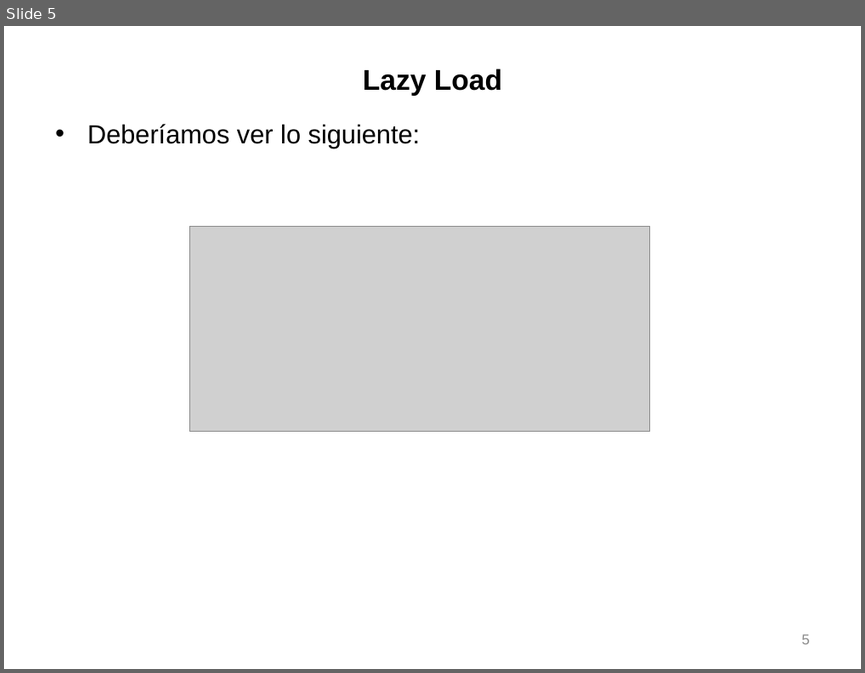
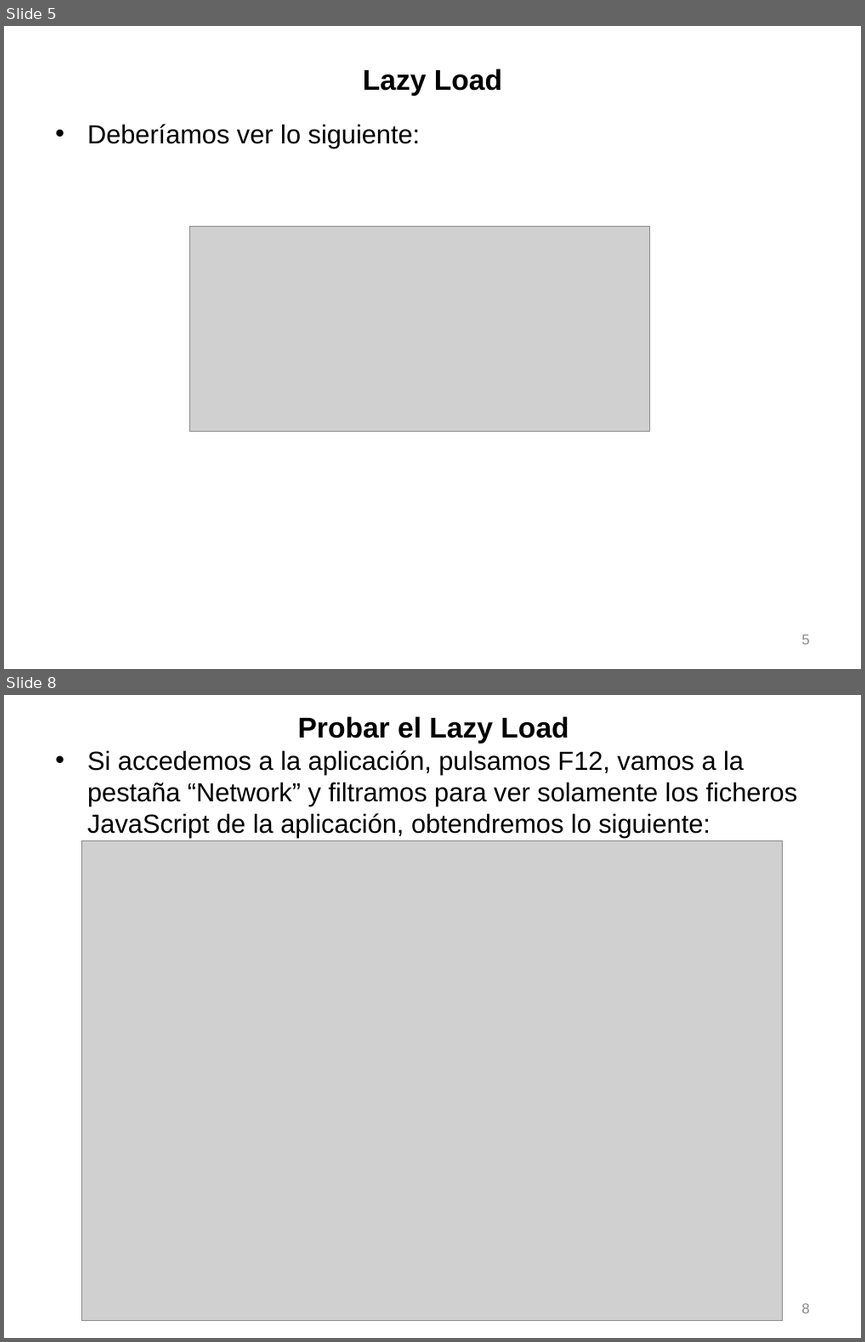
Before and after one commit to repoker/angular, a slide deck: materiales_curso/teoria/tema 06 - rutas y modulos/6.5-Modulos. Parte 3.ppt. Shown one above the other, each under a label of ours: slide 5 before the commit, slides 5 and 8 after it; the slides between them are not shown. The pictures are 865x673 and 865x1342 pixels, drawn with LibreOffice and Linux fonts; fonts in the diff are those of the drawing; grey boxes stand for pictures. Boxes give left, top, right and bottom in pixels: in the first picture for what was removed or moved away, otherwise in the second. Text is boxed around its words. In the diff, an @@ line names an element or a change of style, - is before the commit and + after.

```diff
--- a/materiales_curso/teoria/tema 06 - rutas y modulos/6.5-Modulos. Parte 3.ppt
+++ b/materiales_curso/teoria/tema 06 - rutas y modulos/6.5-Modulos. Parte 3.ppt
@@ slide 8 added at [4,695,861,1338], background #FFFFFF @@
@@ title added at [298,716,568,743], 24 pt, text #000000, bold @@
+Probar el Lazy Load
@@ text added at [87,750,798,837], 22 pt, text #000000 @@
+• Si accedemos a la aplicación, pulsamos F12, vamos a la pestaña “Network” y filtramos para ver solamente los ficheros JavaScript de la aplicación, obtendremos lo siguiente:
@@ picture added at [81,840,782,1320] @@
@@ page number added at [801,1303,809,1313], 12 pt, text #898989 @@
+8
```
Also in this commit, not shown: 4 slides changed, 1 other slide added, 51 other files.
